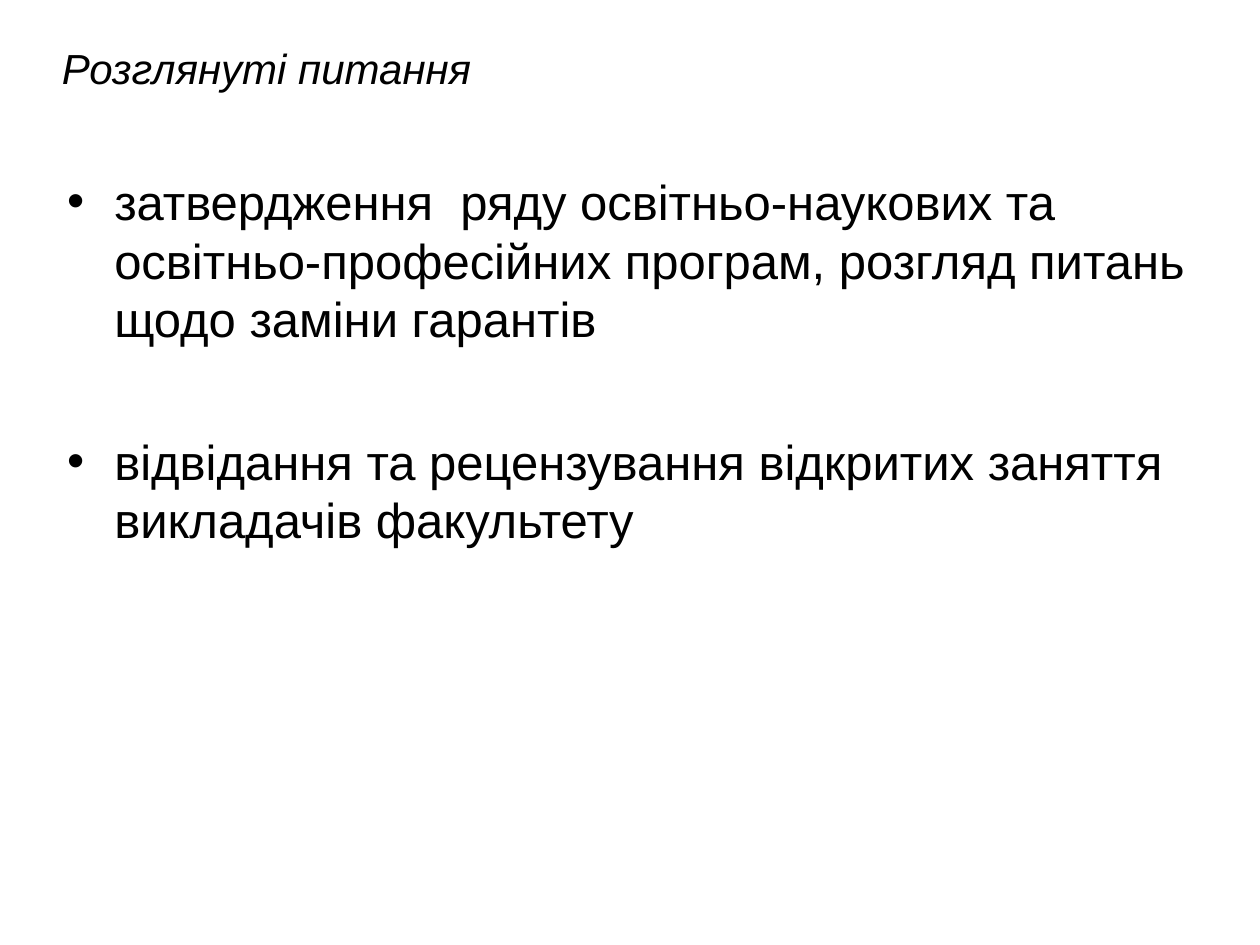
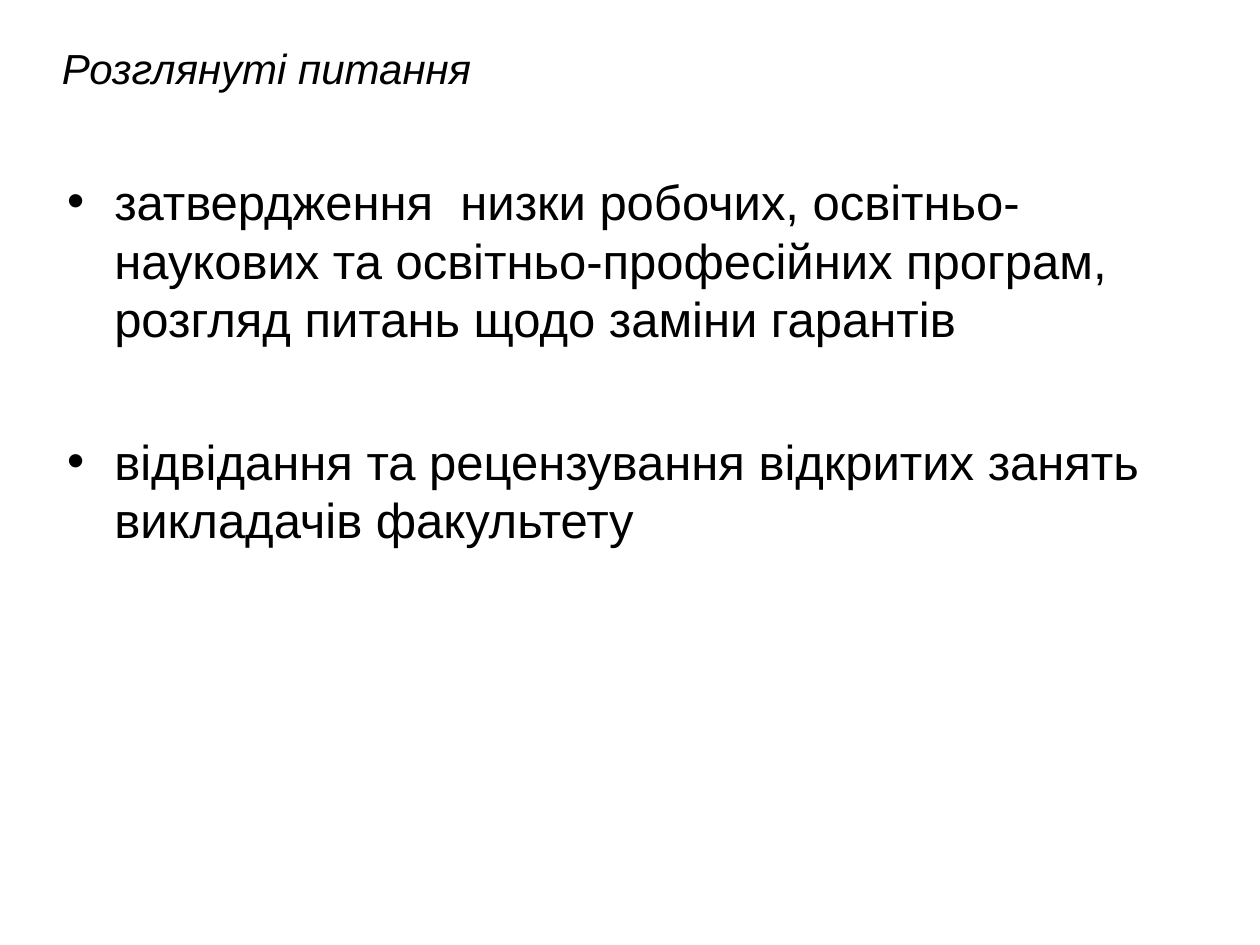
Before and after one commit to l432/NMK, a slide deck: slide 8 of Olikh/Zvit/21_22/Zvit21_22.ppt. Drawn at 1260x945 pixels with LibreOffice and Linux fonts; fonts in the diff are those of the drawing; background and template pictures are left out. Boxes give left, top, right and bottom in pixels: in the first picture for what was removed or moved away, otherwise in the second. Text is boxed around its words. In the diff, an @@ line names an element or a change of style, - is before the commit and + after.

```diff
--- a/Olikh/Zvit/21_22/Zvit21_22.ppt
+++ b/Olikh/Zvit/21_22/Zvit21_22.ppt
@@ text at (x1=114, y1=184, x2=1139, y2=549): text changed @@
-• затвердження ряду освітньо-наукових та освітньо-професійних програм, розгляд питань щодо заміни гарантів
-• відвідання та рецензування відкритих заняття викладачів факультету
+• затвердження низки робочих, освітньо-наукових та освітньо-професійних програм, розгляд питань щодо заміни гарантів
+• відвідання та рецензування відкритих занять викладачів факультету
```
Also in this commit, not shown: 1 other slide changed, 8 other files.
